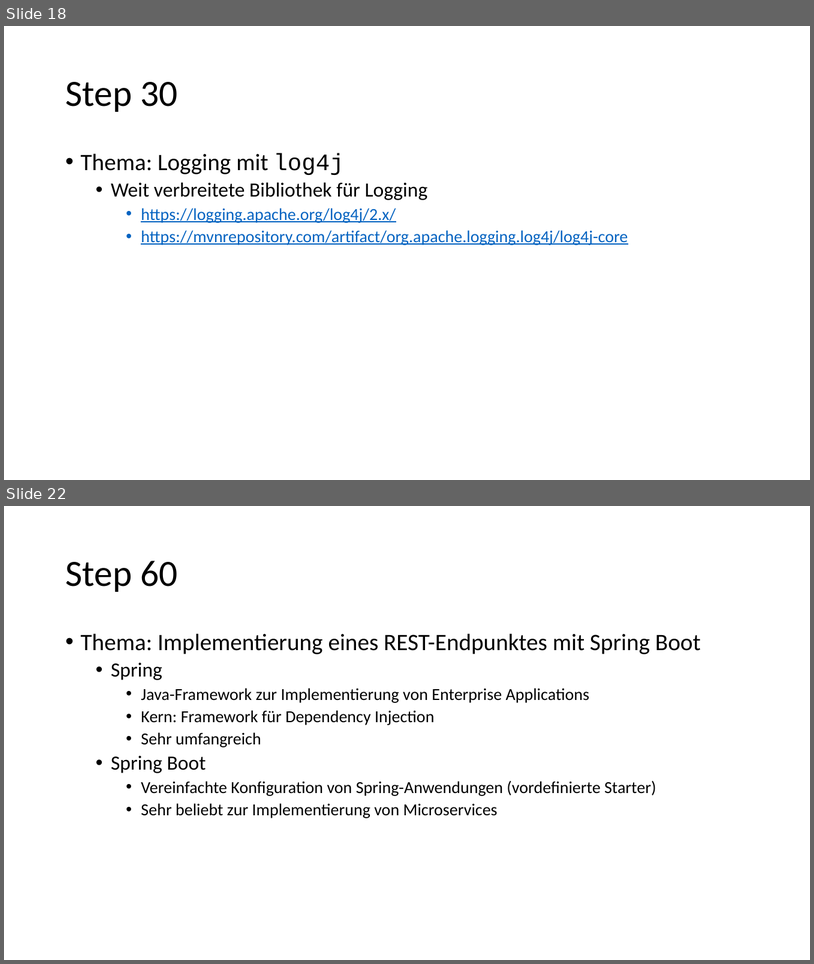
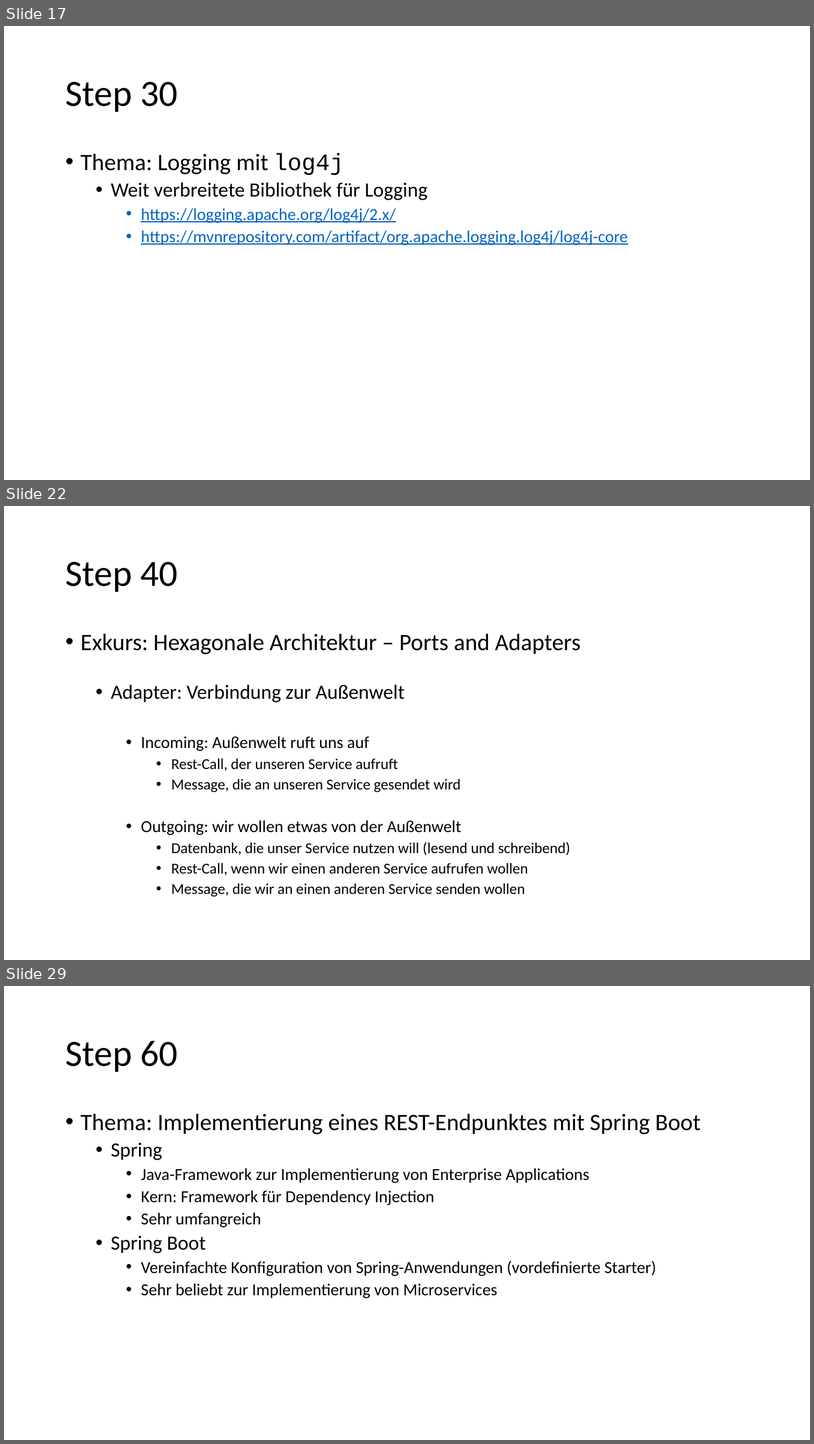
Before and after one commit to igeldo/PR4-SoSe23, a slide deck: Java-Starter.pptx. Shown one above the other, each under a label of ours: slides 18 and 22 before the commit, slides 17, 22 and 29 after it; the slides between them are not shown. The pictures are 814x964 and 814x1444 pixels, drawn with LibreOffice and Linux fonts; fonts in the diff are those of the drawing. Boxes give left, top, right and bottom in pixels: in the first picture for what was removed or moved away, otherwise in the second. Text is boxed around its words. In the diff, an @@ line names an element or a change of style, - is before the commit and + after.

Commit message:
update documentation (up to step 0055)

```diff
--- a/Java-Starter.pptx
+++ b/Java-Starter.pptx
@@ slide 22 added at <box>4,506,810,960</box>, background #FFFFFF @@
@@ title added at <box>65,562,178,592</box>, 44 pt, text #000000 @@
+Step 40
@@ text added at <box>81,633,581,897</box>, 18 pt, text #000000 @@
+• Exkurs: Hexagonale Architektur – Ports and Adapters
+  • Adapter: Verbindung zur Außenwelt
+    • Incoming: Außenwelt ruft uns auf
+      • Rest-Call, der unseren Service aufruft
+      • Message, die an unseren Service gesendet wird
+    • Outgoing: wir wollen etwas von der Außenwelt
+      • Datenbank, die unser Service nutzen will (lesend und schreibend)
+      • Rest-Call, wenn wir einen anderen Service aufrufen wollen
+      • Message, die wir an einen anderen Service senden wollen
@@ what was slide 18 is now slide 17 @@
@@ what was slide 22 is now slide 29 @@
```
Also in this commit, not shown: 5 slides changed, 7 other slides added, 1 slide removed.
